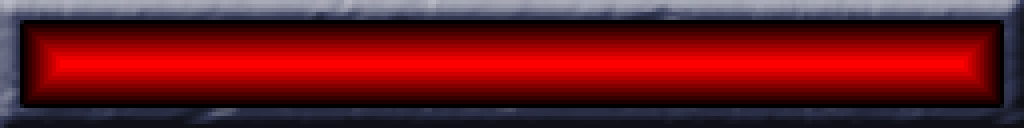
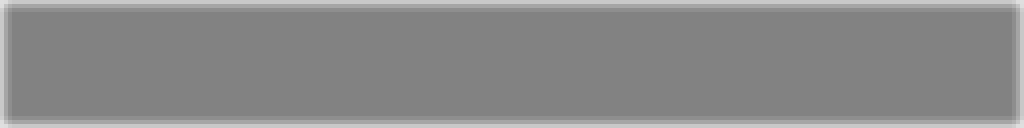
Comparing the layer stacks of the two 1024 x 128 images. Changes:
hid "Layer 1" over box(24, 24, 1000, 104)
